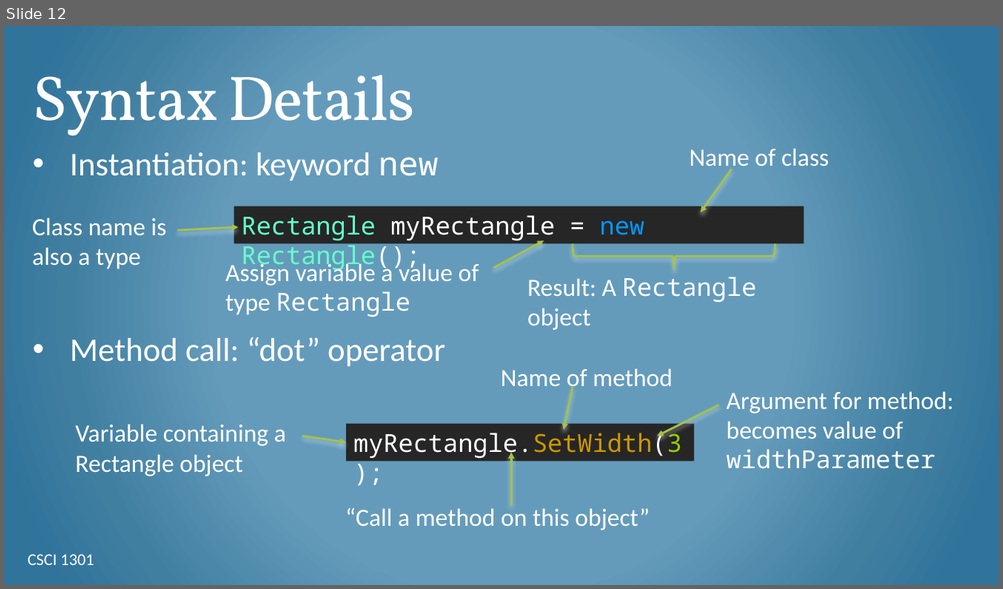
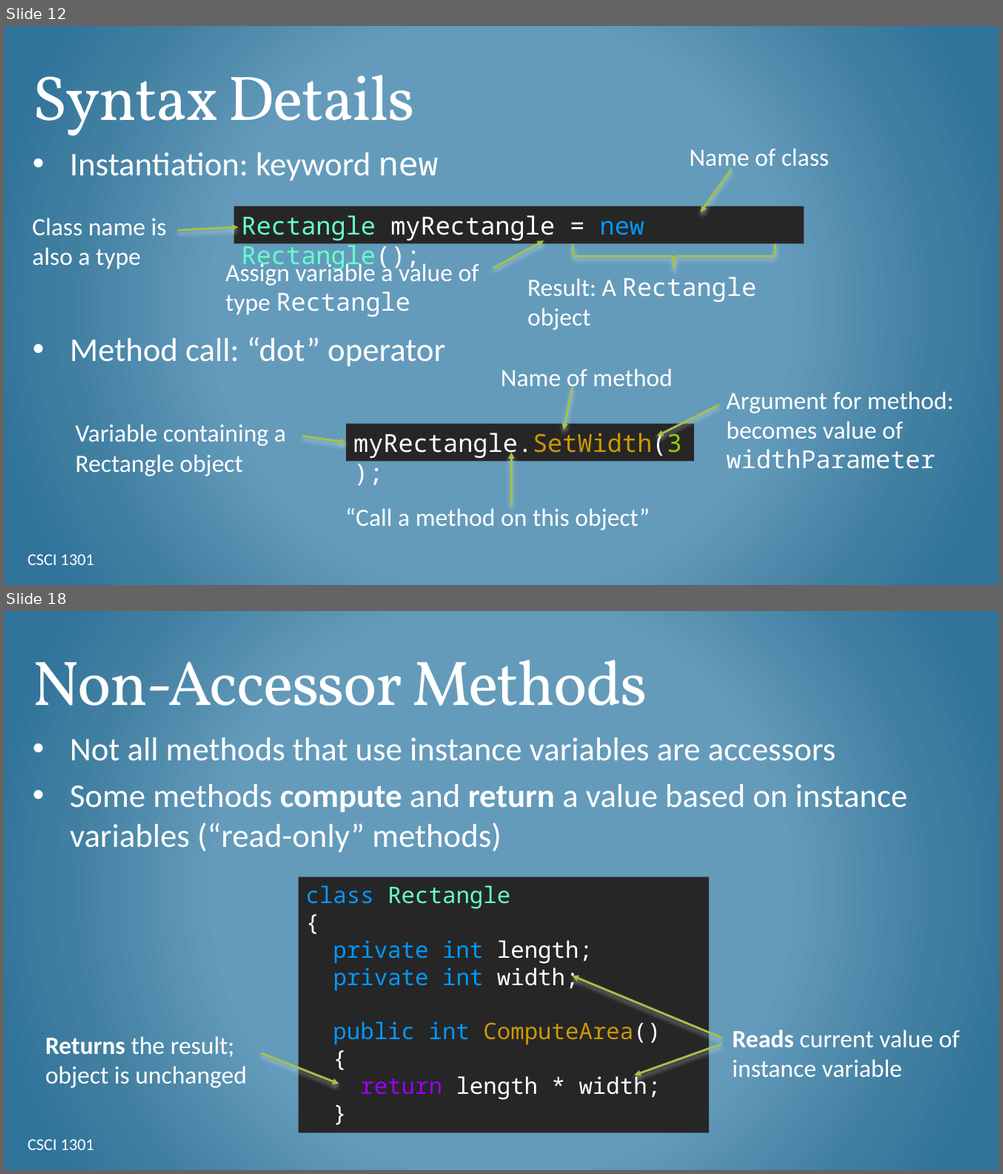
Before and after one commit to csci-1301/csci-1301.github.io, a slide deck: lectures/060_object_oriented_intro/Objects-Intro.pptx. Shown one above the other, each under a label of ours: slide 12 before the commit, slides 12 and 18 after it; the slides between them are not shown. The pictures are 1003x589 and 1003x1174 pixels, drawn with LibreOffice and Linux fonts; fonts in the diff are those of the drawing; background and template pictures are left out. Boxes give left, top, right and bottom in pixels: in the first picture for what was removed or moved away, otherwise in the second. Text is boxed around its words. In the diff, an @@ line names an element or a change of style, - is before the commit and + after.

Commit message:
Updated slides about classes and objects
I had to add a lot more detail to my lectures on classes and objects, so I'm updating these slides to include the new ones I created.

```diff
--- a/lectures/060_object_oriented_intro/Objects-Intro.pptx
+++ b/lectures/060_object_oriented_intro/Objects-Intro.pptx
@@ slide 18 added at <box>4,611,999,1170</box>, background gradient #659ABC to #427FA1 to #30759B @@
@@ title added at <box>33,644,647,709</box>, 61 pt, text #FFFFFF @@
+Non-Accessor Methods
@@ text added at <box>70,738,908,852</box>, 32 pt, text #FFFFFF @@
+• Not all methods that use instance variables are accessors
+• Some methods compute and return a value based on instance variables (“read-only” methods)
@@ rectangle added at <box>298,877,708,1133</box>, fill #262626, 22 pt, text #0099FF @@
+class Rectangle
+{
+private int length;
+private int width;
+public int ComputeArea()
+{
+return length * width;
+}
@@ arrow added from (722, 1039) to (572, 976), #A5C249 2 pt @@
@@ text added at <box>732,1030,959,1077</box>, 24 pt, text #FFFFFF @@
+Reads current value of instance variable
@@ text added at <box>45,1037,247,1088</box>, 24 pt, text #FFFFFF @@
+Returns the result; object is unchanged
@@ arrow added from (261, 1054) to (339, 1084), #A5C249 2 pt @@
@@ arrow added from (721, 1045) to (634, 1076), #A5C249 2 pt @@
@@ text added at <box>28,1139,94,1150</box>, 16 pt, text #FFFFFF @@
+CSCI 1301
```
Also in this commit, not shown: 6 slides changed, 4 other slides added, 12 other files.
